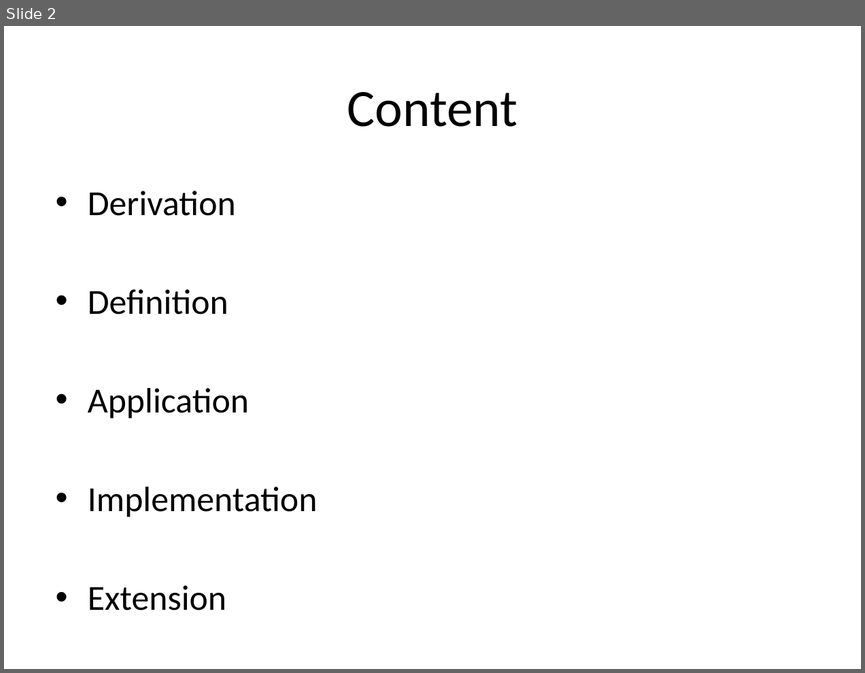
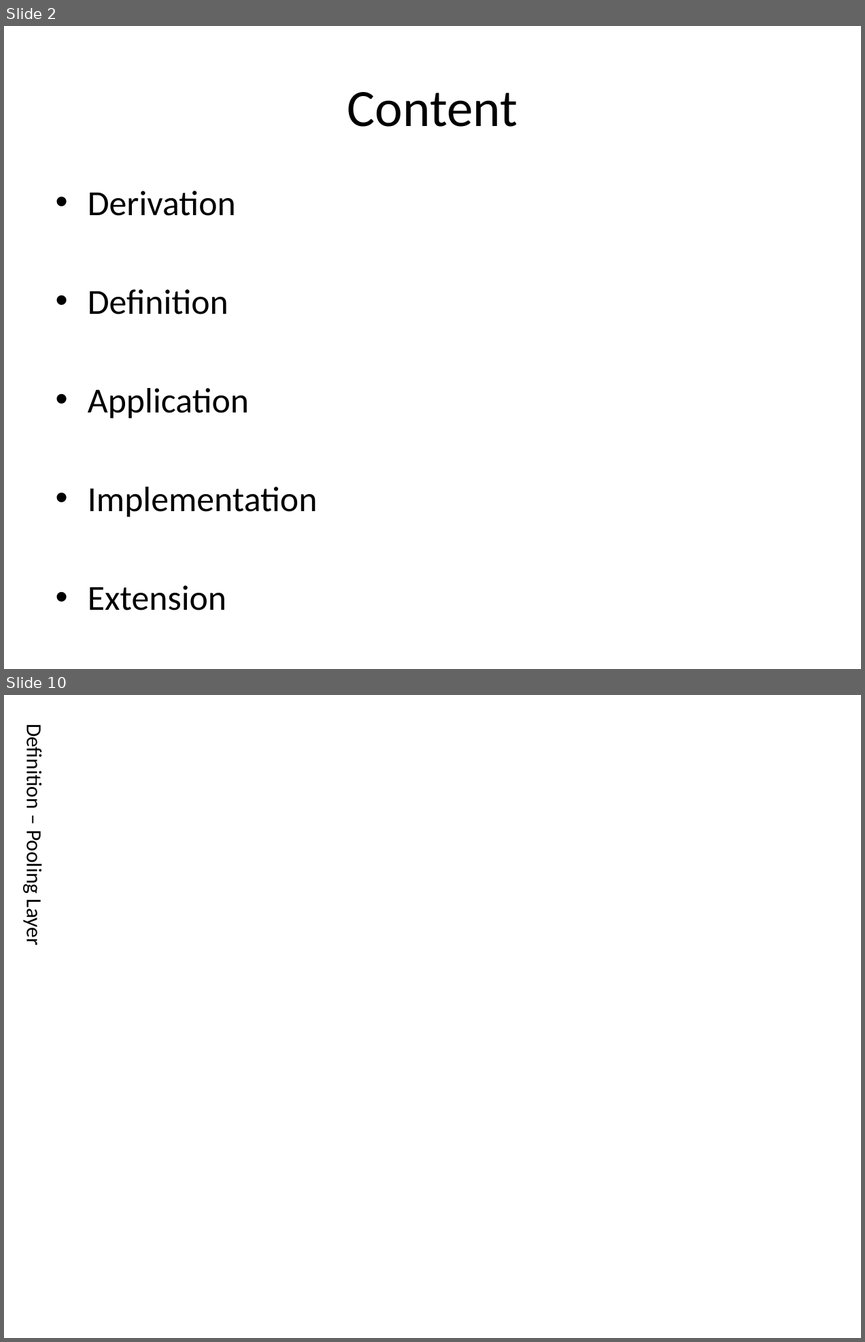
Before and after one commit to pl8787/exp_caffe, a slide deck: doc/Convolutional Neural Network.pptx. Shown one above the other, each under a label of ours: slide 2 before the commit, slides 2 and 10 after it; the slides between them are not shown. The pictures are 865x673 and 865x1342 pixels, drawn with LibreOffice and Linux fonts; fonts in the diff are those of the drawing. Boxes give left, top, right and bottom in pixels: in the first picture for what was removed or moved away, otherwise in the second. Text is boxed around its words. In the diff, an @@ line names an element or a change of style, - is before the commit and + after.

```diff
--- a/doc/Convolutional Neural Network.pptx
+++ b/doc/Convolutional Neural Network.pptx
@@ slide 10 added at box(4, 695, 861, 1338), background #FFFFFF @@
@@ text added at box(21, 732, 47, 944), 18 pt, text #000000 @@
+Definition – Pooling Layer
```
Also in this commit, not shown: 3 other slides changed, 14 other slides added, 1 other file.
